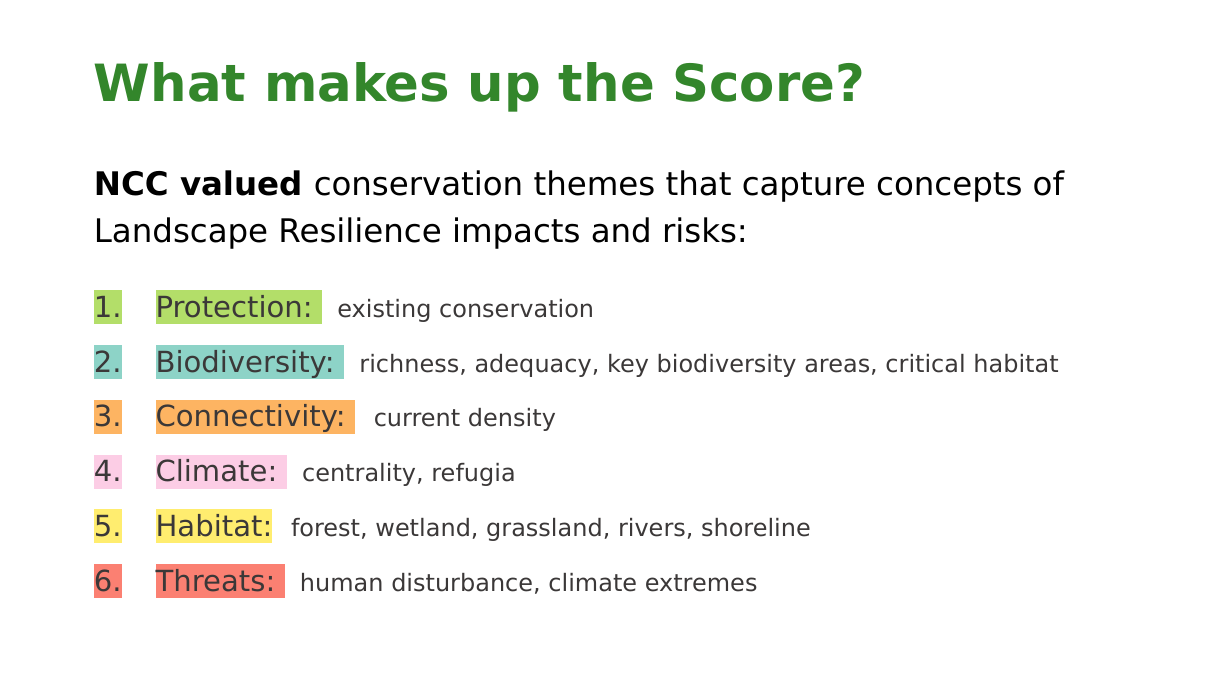
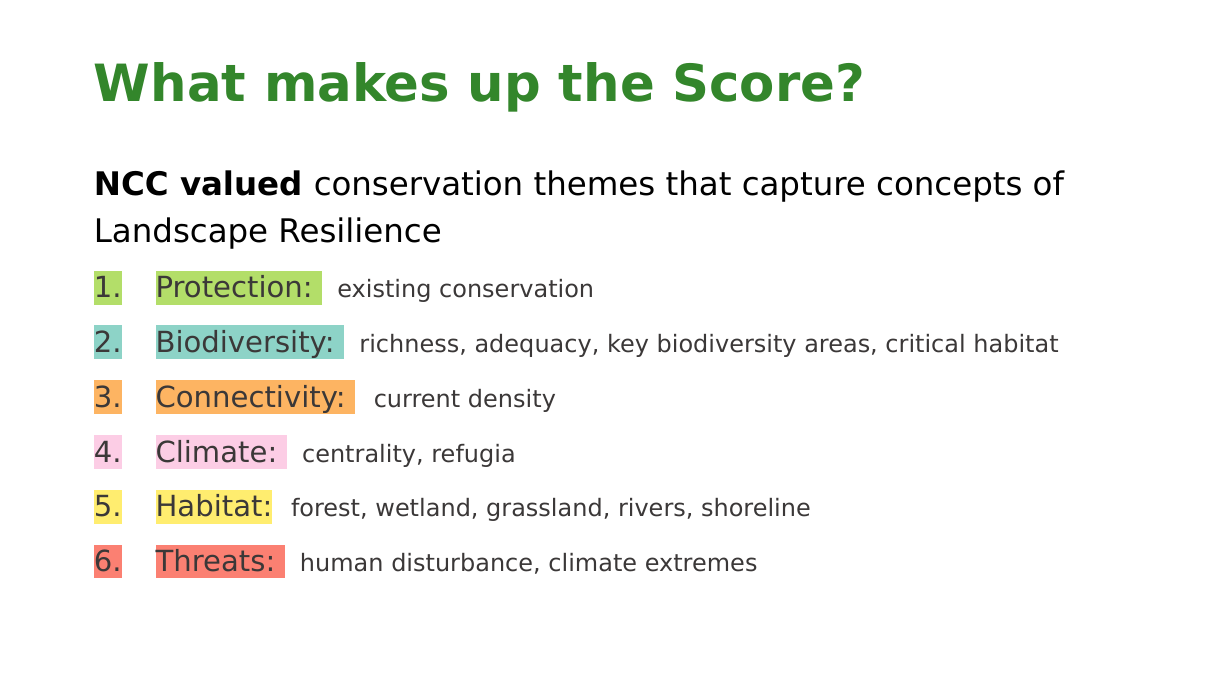
Before and after one commit to NCC-CNC/RI-proto, a slide deck: slide 6 of www/LANDSCAPE_RESILIENCE.pptx. Drawn at 1232x693 pixels with LibreOffice and Linux fonts; fonts in the diff are those of the drawing; background and template pictures are left out. Boxes give left, top, right and bottom in pixels: in the first picture for what was removed or moved away, otherwise in the second. Text is boxed around its words. In the diff, an @@ line names an element or a change of style, - is before the commit and + after.

```diff
--- a/www/LANDSCAPE_RESILIENCE.pptx
+++ b/www/LANDSCAPE_RESILIENCE.pptx
@@ text at box(94, 170, 1064, 249): text changed @@
-NCC valued conservation themes that capture concepts of Landscape Resilience impacts and risks:
+NCC valued conservation themes that capture concepts of Landscape Resilience
```
Also in this commit, not shown: 9 other slides changed, 1 other file.
